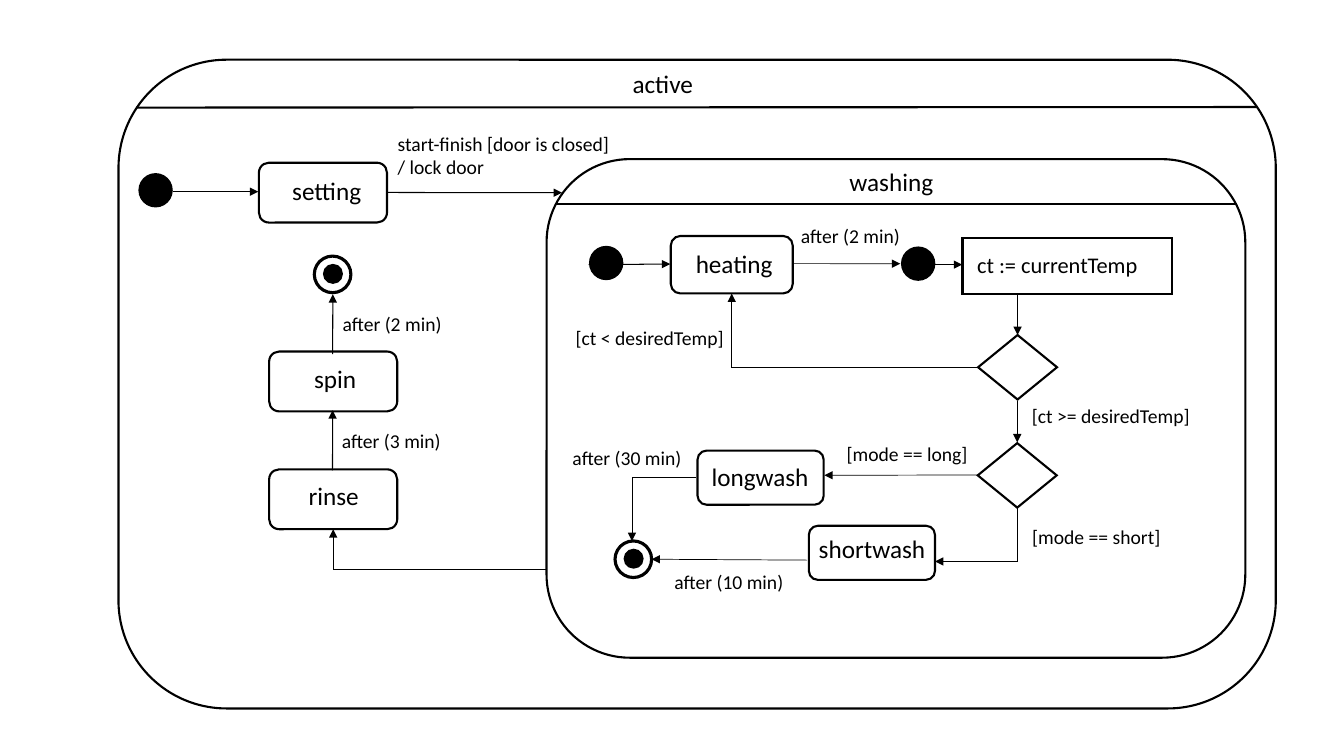
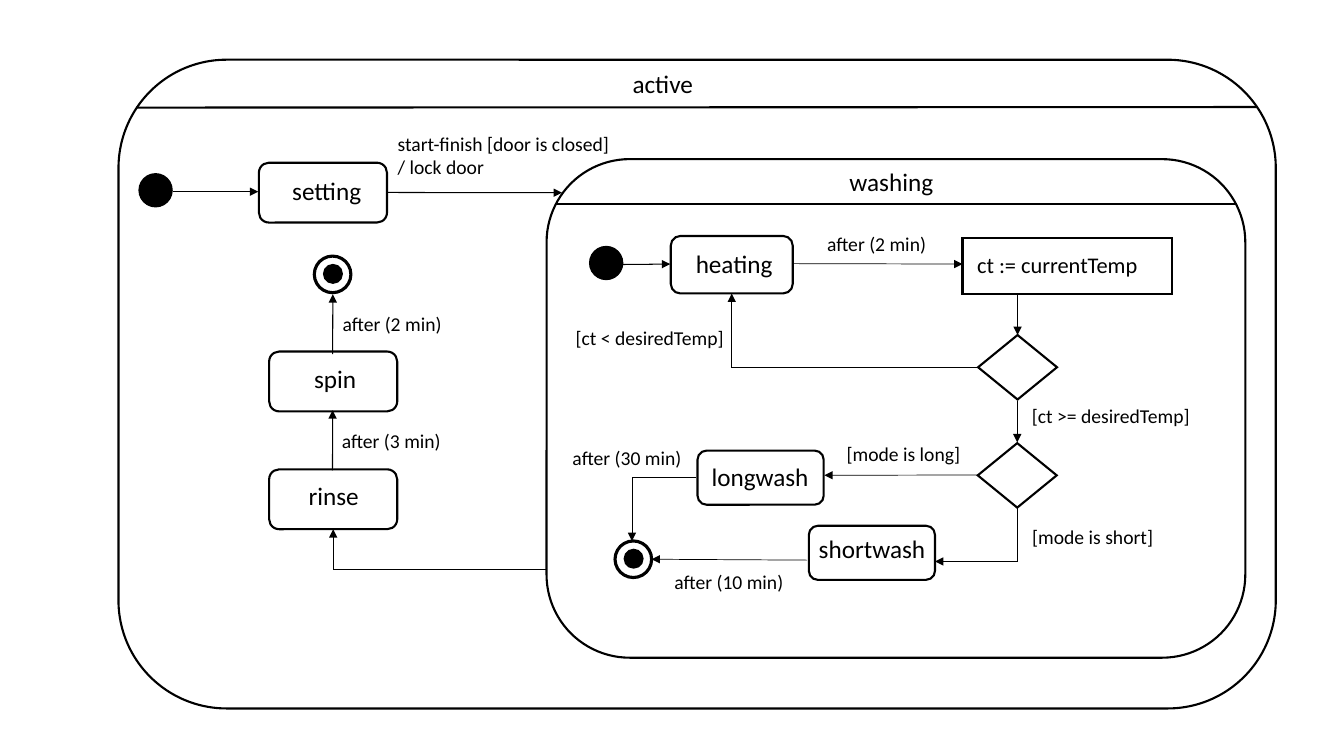
Before and after one commit to rsleyland/Soen331, a slide deck: slide 2 of Assignment 3/updatedSecondDraft.pptx. Drawn at 1344x756 pixels with LibreOffice and Linux fonts; fonts in the diff are those of the drawing. Boxes give left, top, right and bottom in pixels: in the first picture for what was removed or moved away, otherwise in the second. Text is boxed around its words. In the diff, an @@ line names an element or a change of style, - is before the commit and + after.

```diff
--- a/Assignment 3/updatedSecondDraft.pptx
+++ b/Assignment 3/updatedSecondDraft.pptx
@@ text "after (2 min)": place and size @@
-text "after (2 min)" at box(801, 229, 899, 246)
+text "after (2 min)" at box(827, 237, 926, 254)
@@ arrow moved from (589, 265) - (670, 264) to (615, 264) - (670, 264) @@
@@ arrow moved from (793, 264) - (900, 264) to (793, 264) - (963, 264) @@
@@ ellipse removed at box(902, 247, 936, 280) @@
@@ arrow removed from (935, 264) to (962, 264) @@
@@ text at box(847, 446, 960, 465): text changed @@
-[mode == long]
+[mode is long]
@@ text at box(1032, 529, 1153, 547): text changed @@
-[mode == short]
+[mode is short]
```
Also in this commit, not shown: 1 other slide changed, 1 other file.
